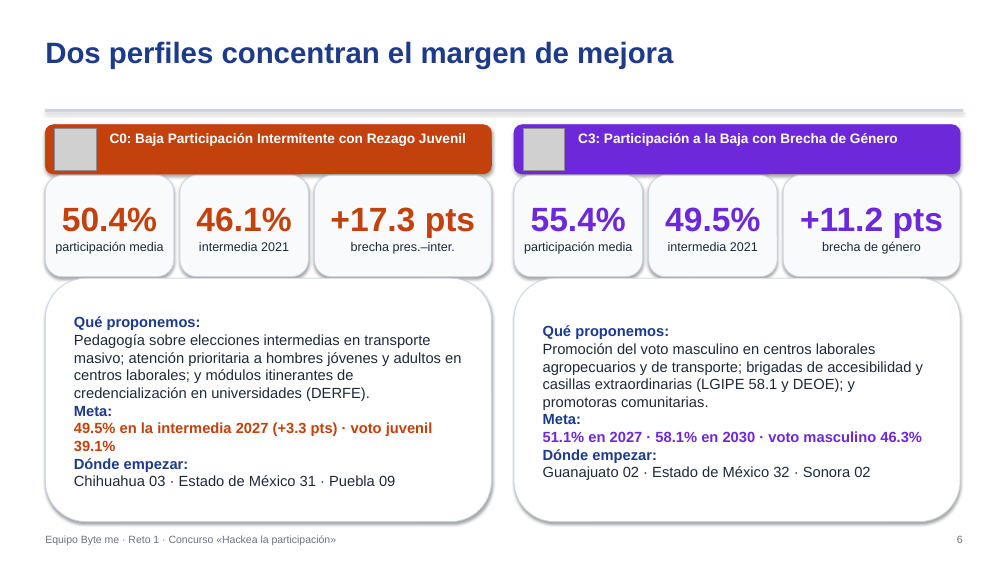
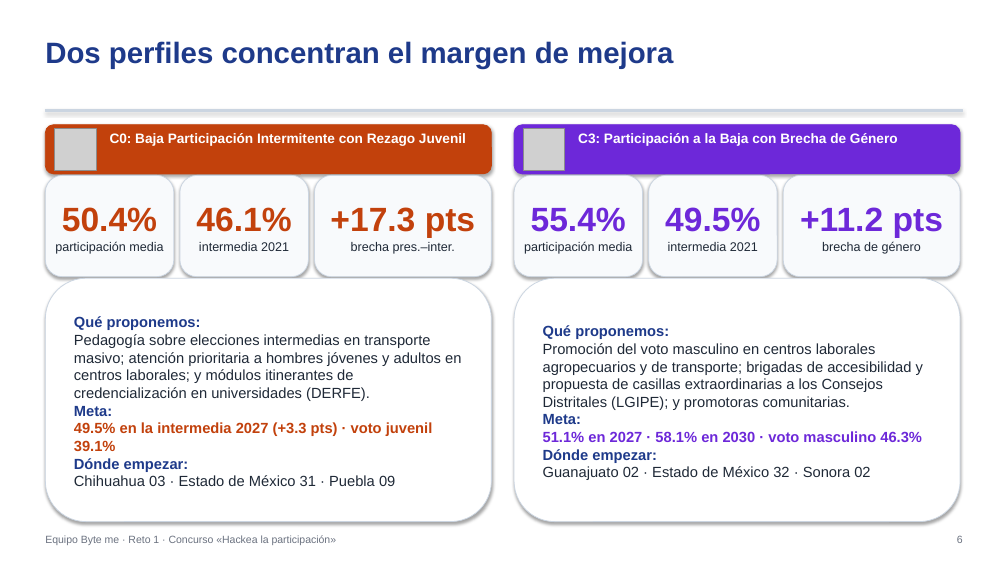
Before and after one commit to Johanan1113/Hackaton_INE_byte_me, a slide deck: slide 6 of outputs/entregables/Presentacion_Ejecutiva_ByteMe.pptx. Drawn at 1008x567 pixels with LibreOffice and Linux fonts; fonts in the diff are those of the drawing; grey boxes stand for pictures. Boxes give left, top, right and bottom in pixels: in the first picture for what was removed or moved away, otherwise in the second. Text is boxed around its words. In the diff, an @@ line names an element or a change of style, - is before the commit and + after.

```diff
--- a/outputs/entregables/Presentacion_Ejecutiva_ByteMe.pptx
+++ b/outputs/entregables/Presentacion_Ejecutiva_ByteMe.pptx
@@ text in rounded rectangle at <box>543,343,923,410</box>: text changed @@
-Promoción del voto masculino en centros laborales agropecuarios y de transporte; brigadas de accesibilidad y casillas extraordinarias (LGIPE 58.1 y DEOE); y promotoras comunitarias.
+Promoción del voto masculino en centros laborales agropecuarios y de transporte; brigadas de accesibilidad y propuesta de casillas extraordinarias a los Consejos Distritales (LGIPE); y promotoras comunitarias.
```
Also in this commit, not shown: 3 other slides changed, 23 other files.
